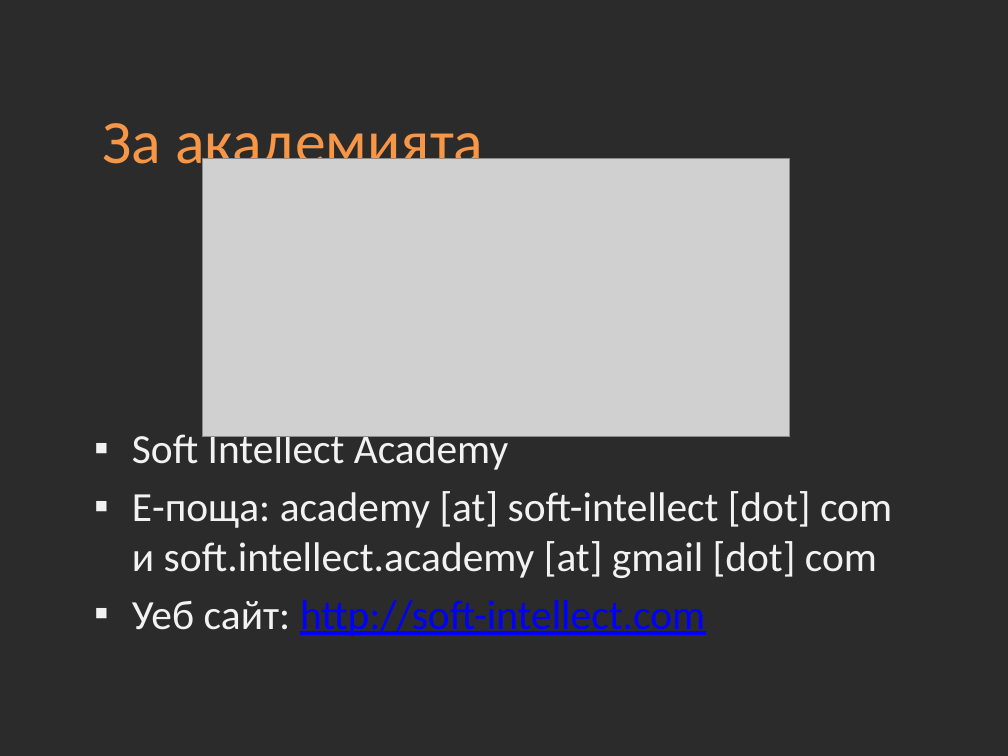
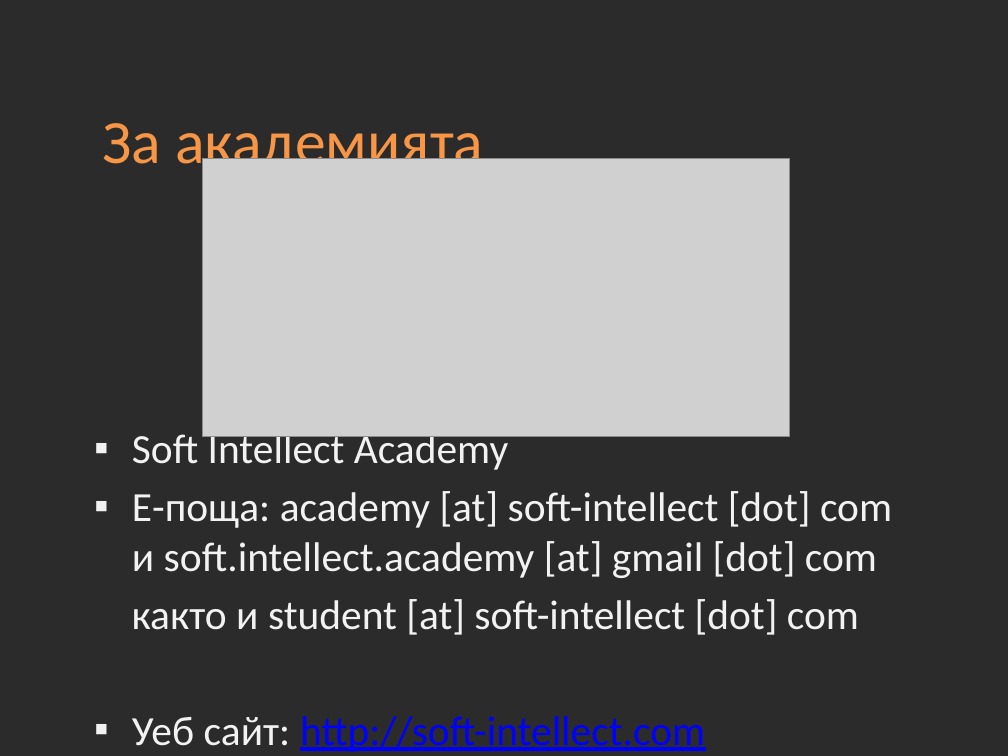
Before and after one commit to Academy-Soft-Intellect/Programming-Introduction-CSharp-Course, a slide deck: slide 7 of 01-Introduction-into-Course.pptx. Drawn at 1008x756 pixels with LibreOffice and Linux fonts; fonts in the diff are those of the drawing; grey boxes stand for pictures; background and template pictures are left out; a plain dark background stands for a picture behind light text. Boxes give left, top, right and bottom in pixels: in the first picture for what was removed or moved away, otherwise in the second. Text is boxed around its words. In the diff, an @@ line names an element or a change of style, - is before the commit and + after.

Commit message:
Lecture 1 (update)

```diff
--- a/01-Introduction-into-Course.pptx
+++ b/01-Introduction-into-Course.pptx
@@ text at (132, 599, 859, 635): paragraph added @@
+както и student [at] soft-intellect [dot] com
```
